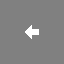
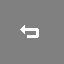
Layer changes from the first 64px x 64px image to the second:
renamed "Layer 7" to "Layer 9", showed it, moved it above "Layer 8", painted on it over (x1=20, y1=25, x2=39, y2=39)
hid "Layer 8" over (x1=25, y1=25, x2=39, y2=39)
